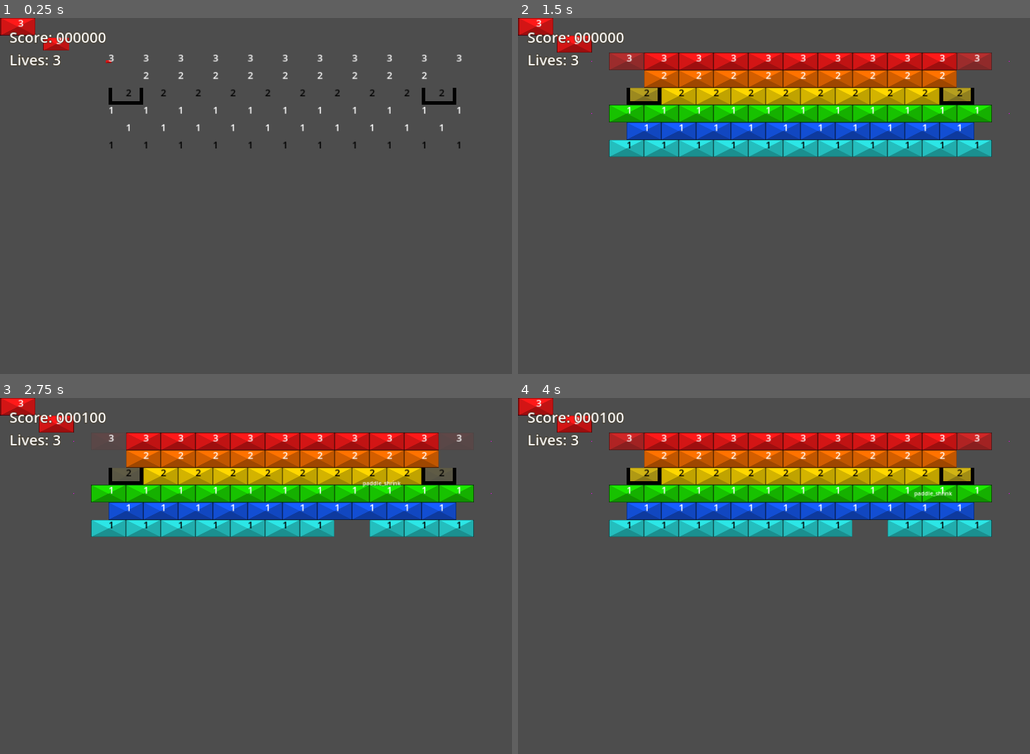
Above: before the commit, frames 1-4 (two rows, left to right).
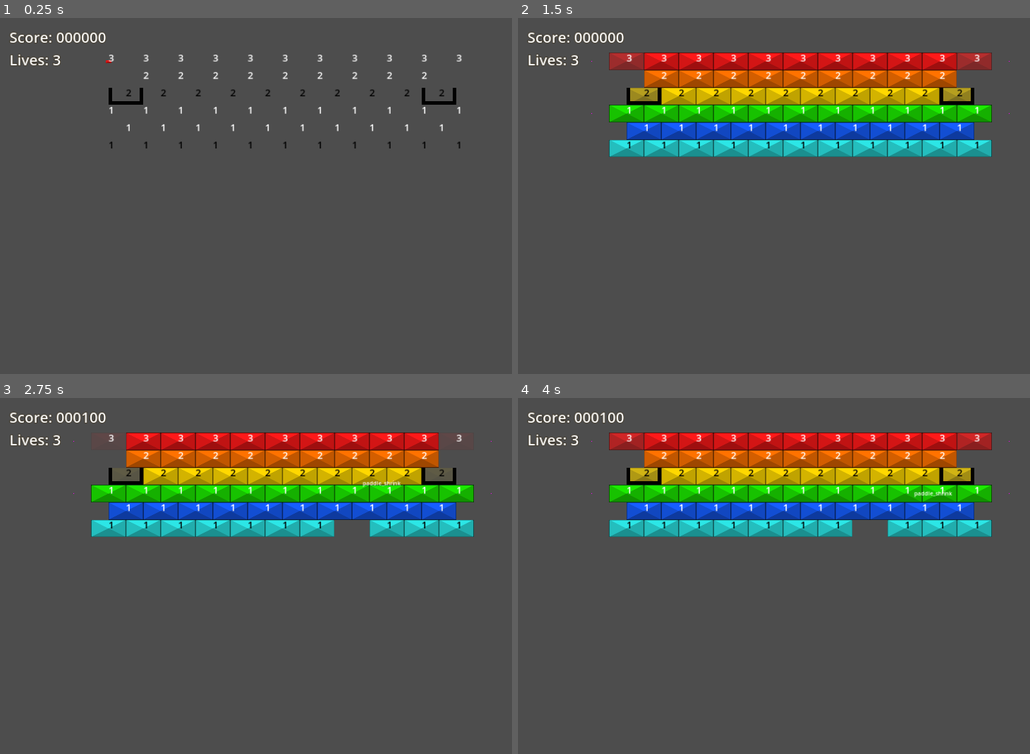
Above: after the commit, the same moments.

Repository: O-39889/brickout
Game: Godot game, scene res://scenes/main_level.tscn
The game is run twice, just before and just after one commit, with the same random seed, the same clock (stepped at 60 frames per second) and the same inputs.
Inputs (mouse positions are in pixels of both pictures, inside the frame that each line leads up to):
- Up to frame 1 (0.25 s): no input
- Up to frame 2 (1.5 s): move the mouse to (830, 203) at 0.52 s; click (830, 203) at 0.67 s; move the mouse to (774, 206) at 1.27 s; click (774, 206) at 1.42 s
- Up to frame 3 (2.75 s): move the mouse to (296, 579) at 2.02 s; click (296, 579) at 2.17 s
- Up to frame 4 (4 s): move the mouse to (794, 590) at 2.77 s; click (794, 590) at 2.92 s; move the mouse to (840, 590) at 3.52 s; click (840, 590) at 3.67 s

The runs differ from the first frame. In frame 1, 0.5% of the frame differs, in the area x 0-14%, y 0-10%; in frame 2, 0.6%, in the area x 0-15%, y 0-10%; in frame 3, 0.6%; in frame 4, 0.6%.

Commit message:
Sort of implement bricks cracking
вЂ¦and lacking

Diff:
--- a/scenes/RegularBrick.tscn
+++ b/scenes/RegularBrick.tscn
@@ -1,8 +1,9 @@
-[gd_scene load_steps=4 format=3 uid="uid://blofikyc7x7vn"]
+[gd_scene load_steps=5 format=3 uid="uid://blofikyc7x7vn"]
 
 [ext_resource type="PackedScene" uid="uid://5p2y5riyrwvs" path="res://scenes/BrickBase.tscn" id="1_q32mh"]
 [ext_resource type="Script" path="res://scripts/RegularBrick.gd" id="2_oy74a"]
 [ext_resource type="Texture2D" uid="uid://hoh4st5a63fk" path="res://assets/bricks-placeholder.png" id="3_soec6"]
+[ext_resource type="Texture2D" uid="uid://x04nv5d3f8ll" path="res://assets/brick-cracks-placeholder.png" id="4_kqa0t"]
 
 [node name="Brick" groups=["destructible_bricks"] instance=ExtResource("1_q32mh")]
 script = ExtResource("2_oy74a")
@@ -18,3 +19,9 @@
 texture = ExtResource("3_soec6")
 region_enabled = true
 region_rect = Rect2(0, 0, 100, 50)
+
+[node name="CrackSprite" type="Sprite2D" parent="." index="2"]
+visible = false
+texture = ExtResource("4_kqa0t")
+region_enabled = true
+region_rect = Rect2(0, 0, 100, 50)
--- a/scenes/main_level.tscn
+++ b/scenes/main_level.tscn
@@ -115,12 +115,12 @@
 position = Vector2(860, 325)
 color = 1
 
-[node name="Brick29" parent="BrickComponent" index="24" instance=ExtResource("4_xeb2x")]
+[node name="Brick30" parent="BrickComponent" index="24" instance=ExtResource("4_xeb2x")]
+position = Vector2(660, 325)
+color = 1
+
+[node name="Brick47" parent="BrickComponent" index="25" instance=ExtResource("4_xeb2x")]
 position = Vector2(760, 325)
-color = 1
-
-[node name="Brick30" parent="BrickComponent" index="25" instance=ExtResource("4_xeb2x")]
-position = Vector2(660, 325)
 color = 1
 
 [node name="Brick31" parent="BrickComponent" index="26" instance=ExtResource("4_xeb2x")]
@@ -143,161 +143,153 @@
 position = Vector2(410, 275)
 color = 2
 
-[node name="Brick24" parent="BrickComponent" index="31" instance=ExtResource("4_xeb2x")]
-position = Vector2(50, 25)
-color = 5
-
-[node name="Brick64" parent="BrickComponent" index="32" instance=ExtResource("4_xeb2x")]
-position = Vector2(160, 75)
-color = 5
-
-[node name="Brick63" parent="BrickComponent" index="33" instance=ExtResource("4_xeb2x")]
+[node name="Brick63" parent="BrickComponent" index="31" instance=ExtResource("4_xeb2x")]
 position = Vector2(410, 125)
 color = 5
 
-[node name="Brick61" parent="BrickComponent" index="34" instance=ExtResource("4_xeb2x")]
+[node name="Brick61" parent="BrickComponent" index="32" instance=ExtResource("4_xeb2x")]
 position = Vector2(310, 125)
 is_shimmering = true
 color = 5
 
-[node name="Brick62" parent="BrickComponent" index="35" instance=ExtResource("4_xeb2x")]
+[node name="Brick62" parent="BrickComponent" index="33" instance=ExtResource("4_xeb2x")]
 position = Vector2(1310, 125)
 is_shimmering = true
 color = 5
 
-[node name="Brick25" parent="BrickComponent" index="36" instance=ExtResource("4_xeb2x")]
+[node name="Brick25" parent="BrickComponent" index="34" instance=ExtResource("4_xeb2x")]
 position = Vector2(1210, 125)
 color = 5
 
-[node name="Brick35" parent="BrickComponent" index="37" instance=ExtResource("4_xeb2x")]
+[node name="Brick35" parent="BrickComponent" index="35" instance=ExtResource("4_xeb2x")]
 position = Vector2(810, 175)
 color = 4
 
-[node name="Brick36" parent="BrickComponent" index="38" instance=ExtResource("4_xeb2x")]
+[node name="Brick36" parent="BrickComponent" index="36" instance=ExtResource("4_xeb2x")]
 position = Vector2(910, 175)
 color = 4
 
-[node name="Brick37" parent="BrickComponent" index="39" instance=ExtResource("4_xeb2x")]
+[node name="Brick37" parent="BrickComponent" index="37" instance=ExtResource("4_xeb2x")]
 position = Vector2(710, 175)
 color = 4
 
-[node name="Brick38" parent="BrickComponent" index="40" instance=ExtResource("4_xeb2x")]
+[node name="Brick38" parent="BrickComponent" index="38" instance=ExtResource("4_xeb2x")]
 position = Vector2(610, 175)
 color = 4
 
-[node name="Brick39" parent="BrickComponent" index="41" instance=ExtResource("4_xeb2x")]
+[node name="Brick39" parent="BrickComponent" index="39" instance=ExtResource("4_xeb2x")]
 position = Vector2(1010, 175)
 color = 4
 
-[node name="Brick40" parent="BrickComponent" index="42" instance=ExtResource("4_xeb2x")]
+[node name="Brick40" parent="BrickComponent" index="40" instance=ExtResource("4_xeb2x")]
 position = Vector2(1110, 175)
 color = 4
 
-[node name="Brick41" parent="BrickComponent" index="43" instance=ExtResource("4_xeb2x")]
+[node name="Brick41" parent="BrickComponent" index="41" instance=ExtResource("4_xeb2x")]
 position = Vector2(510, 175)
 color = 4
 
-[node name="Brick42" parent="BrickComponent" index="44" instance=ExtResource("4_xeb2x")]
+[node name="Brick42" parent="BrickComponent" index="42" instance=ExtResource("4_xeb2x")]
 position = Vector2(410, 175)
 color = 4
 
-[node name="Brick43" parent="BrickComponent" index="45" instance=ExtResource("4_xeb2x")]
+[node name="Brick43" parent="BrickComponent" index="43" instance=ExtResource("4_xeb2x")]
 position = Vector2(1210, 175)
 color = 4
 
-[node name="Brick26" parent="BrickComponent" index="46" instance=ExtResource("4_xeb2x")]
+[node name="Brick26" parent="BrickComponent" index="44" instance=ExtResource("4_xeb2x")]
 position = Vector2(1210, 275)
 color = 2
 
-[node name="Brick44" parent="BrickComponent" index="47" instance=ExtResource("4_xeb2x")]
+[node name="Brick44" parent="BrickComponent" index="45" instance=ExtResource("4_xeb2x")]
 position = Vector2(510, 375)
 
-[node name="Brick45" parent="BrickComponent" index="48" instance=ExtResource("4_xeb2x")]
+[node name="Brick45" parent="BrickComponent" index="46" instance=ExtResource("4_xeb2x")]
 position = Vector2(610, 375)
 
-[node name="Brick46" parent="BrickComponent" index="49" instance=ExtResource("4_xeb2x")]
+[node name="Brick46" parent="BrickComponent" index="47" instance=ExtResource("4_xeb2x")]
 position = Vector2(710, 375)
 
-[node name="Brick47" parent="BrickComponent" index="50" instance=ExtResource("4_xeb2x")]
+[node name="Brick64" parent="BrickComponent" index="48" instance=ExtResource("4_xeb2x")]
 position = Vector2(810, 375)
 
-[node name="Brick48" parent="BrickComponent" index="51" instance=ExtResource("4_xeb2x")]
+[node name="Brick48" parent="BrickComponent" index="49" instance=ExtResource("4_xeb2x")]
 position = Vector2(910, 375)
 
-[node name="Brick49" parent="BrickComponent" index="52" instance=ExtResource("4_xeb2x")]
+[node name="Brick49" parent="BrickComponent" index="50" instance=ExtResource("4_xeb2x")]
 position = Vector2(1010, 375)
 
-[node name="Brick50" parent="BrickComponent" index="53" instance=ExtResource("4_xeb2x")]
+[node name="Brick50" parent="BrickComponent" index="51" instance=ExtResource("4_xeb2x")]
 position = Vector2(1110, 375)
 
-[node name="Brick51" parent="BrickComponent" index="54" instance=ExtResource("4_xeb2x")]
+[node name="Brick51" parent="BrickComponent" index="52" instance=ExtResource("4_xeb2x")]
 position = Vector2(410, 375)
 
-[node name="Brick55" parent="BrickComponent" index="55" instance=ExtResource("4_xeb2x")]
+[node name="Brick55" parent="BrickComponent" index="53" instance=ExtResource("4_xeb2x")]
 position = Vector2(360, 225)
 is_shimmering = true
 color = 3
 protected_sides = 14
 
-[node name="Brick57" parent="BrickComponent" index="56" instance=ExtResource("4_xeb2x")]
+[node name="Brick57" parent="BrickComponent" index="54" instance=ExtResource("4_xeb2x")]
 position = Vector2(360, 325)
 color = 1
 
-[node name="Brick58" parent="BrickComponent" index="57" instance=ExtResource("4_xeb2x")]
+[node name="Brick58" parent="BrickComponent" index="55" instance=ExtResource("4_xeb2x")]
 position = Vector2(310, 275)
 color = 2
 
-[node name="Brick60" parent="BrickComponent" index="58" instance=ExtResource("4_xeb2x")]
+[node name="Brick60" parent="BrickComponent" index="56" instance=ExtResource("4_xeb2x")]
 position = Vector2(310, 375)
 
-[node name="Brick52" parent="BrickComponent" index="59" instance=ExtResource("4_xeb2x")]
+[node name="Brick52" parent="BrickComponent" index="57" instance=ExtResource("4_xeb2x")]
 position = Vector2(1210, 375)
 
-[node name="Brick53" parent="BrickComponent" index="60" instance=ExtResource("4_xeb2x")]
+[node name="Brick53" parent="BrickComponent" index="58" instance=ExtResource("4_xeb2x")]
 position = Vector2(1260, 225)
 is_shimmering = true
 color = 3
 protected_sides = 14
 
-[node name="Brick54" parent="BrickComponent" index="61" instance=ExtResource("4_xeb2x")]
+[node name="Brick54" parent="BrickComponent" index="59" instance=ExtResource("4_xeb2x")]
 position = Vector2(1310, 275)
 color = 2
 
-[node name="Brick56" parent="BrickComponent" index="62" instance=ExtResource("4_xeb2x")]
+[node name="Brick56" parent="BrickComponent" index="60" instance=ExtResource("4_xeb2x")]
 position = Vector2(1260, 325)
 color = 1
 
-[node name="Brick59" parent="BrickComponent" index="63" instance=ExtResource("4_xeb2x")]
+[node name="Brick59" parent="BrickComponent" index="61" instance=ExtResource("4_xeb2x")]
 position = Vector2(1310, 375)
 
-[node name="SuperUnbreakableBrick" parent="BrickComponent" index="64" instance=ExtResource("6_xop2c")]
+[node name="SuperUnbreakableBrick" parent="BrickComponent" index="62" instance=ExtResource("6_xop2c")]
 position = Vector2(260, 325)
 
-[node name="SuperUnbreakableBrick2" parent="BrickComponent" index="65" instance=ExtResource("6_xop2c")]
+[node name="SuperUnbreakableBrick2" parent="BrickComponent" index="63" instance=ExtResource("6_xop2c")]
 position = Vector2(1410, 125)
 
-[node name="SuperUnbreakableBrick3" parent="BrickComponent" index="66" instance=ExtResource("6_xop2c")]
+[node name="SuperUnbreakableBrick3" parent="BrickComponent" index="64" instance=ExtResource("6_xop2c")]
 position = Vector2(210, 275)
 
-[node name="SuperUnbreakableBrick4" parent="BrickComponent" index="67" instance=ExtResource("6_xop2c")]
+[node name="SuperUnbreakableBrick4" parent="BrickComponent" index="65" instance=ExtResource("6_xop2c")]
 position = Vector2(260, 225)
 
-[node name="SuperUnbreakableBrick5" parent="BrickComponent" index="68" instance=ExtResource("6_xop2c")]
+[node name="SuperUnbreakableBrick5" parent="BrickComponent" index="66" instance=ExtResource("6_xop2c")]
 position = Vector2(310, 175)
 
-[node name="SuperUnbreakableBrick8" parent="BrickComponent" index="69" instance=ExtResource("6_xop2c")]
+[node name="SuperUnbreakableBrick8" parent="BrickComponent" index="67" instance=ExtResource("6_xop2c")]
 position = Vector2(1310, 175)
 
-[node name="SuperUnbreakableBrick9" parent="BrickComponent" index="70" instance=ExtResource("6_xop2c")]
+[node name="SuperUnbreakableBrick9" parent="BrickComponent" index="68" instance=ExtResource("6_xop2c")]
 position = Vector2(1360, 225)
 
-[node name="SuperUnbreakableBrick10" parent="BrickComponent" index="71" instance=ExtResource("6_xop2c")]
+[node name="SuperUnbreakableBrick10" parent="BrickComponent" index="69" instance=ExtResource("6_xop2c")]
 position = Vector2(1410, 275)
 
-[node name="SuperUnbreakableBrick11" parent="BrickComponent" index="72" instance=ExtResource("6_xop2c")]
+[node name="SuperUnbreakableBrick11" parent="BrickComponent" index="70" instance=ExtResource("6_xop2c")]
 position = Vector2(1360, 325)
 
-[node name="SuperUnbreakableBrick12" parent="BrickComponent" index="73" instance=ExtResource("6_xop2c")]
+[node name="SuperUnbreakableBrick12" parent="BrickComponent" index="71" instance=ExtResource("6_xop2c")]
 position = Vector2(210, 125)
 
 [node name="PowerupComponent" parent="." index="2" instance=ExtResource("4_5blil")]
--- a/scripts/BrickBase.gd
+++ b/scripts/BrickBase.gd
@@ -14,13 +14,14 @@
 
 
 func _ready():
-	$Sprite2D.scale = Vector2(0, 0);
-	get_tree().create_timer((global_position.x - width / 2
-	+ global_position.y * (width / height) - height / 2) / 2220.2222)\
-	.timeout.connect(func():
-		var tween := create_tween();
-		tween.tween_property($Sprite2D, 'scale', Vector2(1, 1), 0.2);
-		);
+	if not Engine.is_editor_hint():
+		$Sprite2D.scale = Vector2(0, 0);
+		get_tree().create_timer((global_position.x - width / 2
+		+ global_position.y * (width / height) - height / 2) / 2220.2222)\
+		.timeout.connect(func():
+			var tween := create_tween();
+			tween.tween_property($Sprite2D, 'scale', Vector2(1, 1), 0.2);
+			);
 
 
 
--- a/scripts/RegularBrick.gd
+++ b/scripts/RegularBrick.gd
@@ -56,6 +56,8 @@
 
 @onready var initial_durability : int = get_durability(color);
 @onready var durability : int = initial_durability;
+@onready var brick_sprite : Sprite2D = $Sprite2D;
+@onready var crack_sprite : Sprite2D = $CrackSprite;
 @onready var is_reinforced : bool:
 	get:
 		return protected_sides != 0 and protected_sides != null;
@@ -64,8 +66,12 @@
 		is_reinforced = protected_sides == 0 or protected_sides == null;
 
 
+
 func _ready():
 	super();
+	if initial_durability == 1 and not Engine.is_editor_hint():
+		$CrackSprite.queue_free();
+		crack_sprite = null;
 	if protected_sides == (Direction.Top | Direction.Right | Direction.Bottom | Direction.Left):
 		printerr('Warning: reinforced brick ' + str(self) + ' ' + str(self.global_position) + ' has all sides protected and won\'t be able to be broken with regular balls or projectiles.');
 		if not Engine.is_editor_hint():
@@ -86,6 +92,21 @@
 	if color_idx < 8:
 		return 5;
 	return 1; # fallback lmao
+
+
+func set_crack_sprite(new_durability: int, initial_durability: int):
+	if new_durability == initial_durability:
+		# not broken yet, just in case I accidentally call it somewhere else
+		return;
+	if crack_sprite:
+		# just why lmao
+		var idx : int = [
+			[3],		# 2		1
+			[1, 3],		# 3		2 1
+			[1, 2, 3],	# 4		3 2 1
+			[0, 1, 2, 3]# 5		4 3 2 1
+		][initial_durability - 2][initial_durability - new_durability - 1];
+		crack_sprite.region_rect.position.x = width * idx;
 
 
 # can't handle collisions using regular hit() method because there's just
@@ -146,6 +167,9 @@
 	else:
 		EventBus.brick_hit.emit(self, ball);
 		if damage != 0:
+			if crack_sprite:
+				crack_sprite.visible = true;
+				set_crack_sprite(durability, initial_durability);
 			queue_redraw();
 
 
Binary file added: assets/brick-cracks-placeholder.png
Not shown, added: assets/brick-cracks-placeholder.png.import
